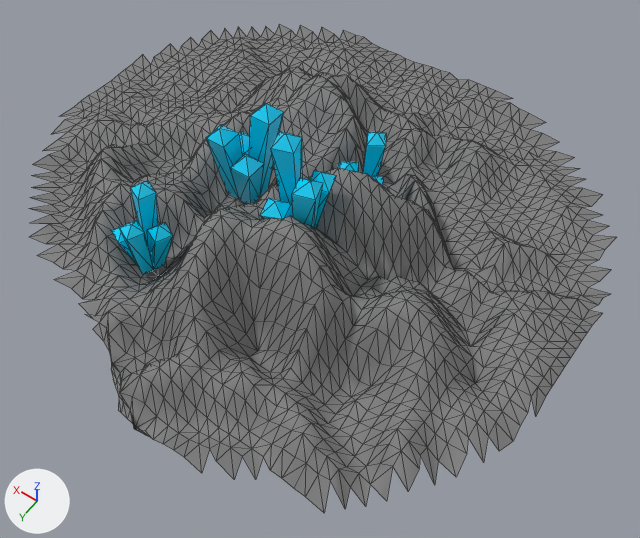
The OBJ model lonesomelights/res/models/crystals.obj: old version first, new version second.
The view is the same before and after, from a camera (50 mm lens) standing at (-10.09, 13.22, 19.95) and looking at (-1.18, 0.74, 0.34). Lighting does not change. The marker at lower left points along +X, +Y and +Z. Mesh edges are drawn as thin lines. Where no turn or scale is listed for an object, it has been applied to the vertices.

The first picture shows 'Landscape', 'Plane_Plane.001'.
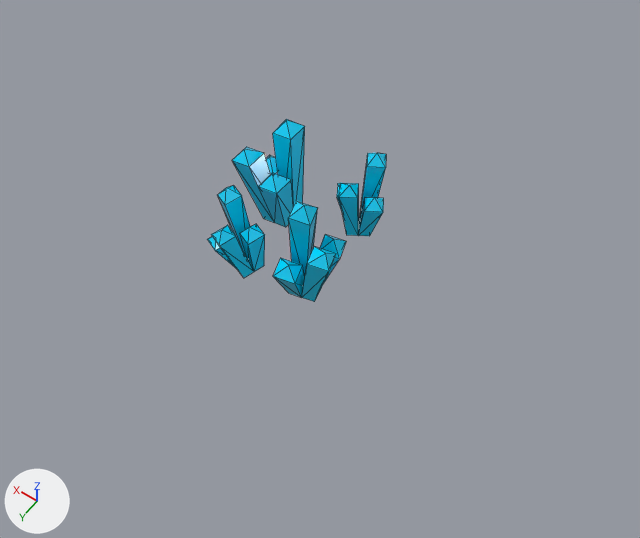
Commit message: Update crystals model

What differs and where, as boxes (x1, y1, x2, y2) in the pictures (640 x 538 px; the box of a moved part takes in the faces that stretch with it):
'Landscape', deleted
    before: (29, 24, 616, 513)
'Plane_Plane.001', reshaped (35% narrower, 7% taller)
    before: (111, 103, 386, 274)
    after: (207, 119, 386, 302)
part 1 of me_plane_plane_001, moved or reshaped
    before: (338, 132, 386, 185)
    after: (337, 153, 386, 236)
part 2 of me_plane_plane_001, moved or reshaped
    before: (260, 132, 336, 229)
    after: (273, 201, 346, 302)
part 3 of me_plane_plane_001, moved or reshaped
    before: (111, 181, 173, 274)
    after: (207, 185, 265, 278)
part 4 of me_plane_plane_001, moved or reshaped
    before: (206, 103, 284, 204)
    after: (232, 119, 305, 227)

What the commit changed:
me_plane_plane_001 has 116 vertices, 192 faces and spans x -1.59..3.89, y -2.86..4.01, z 0.18..4.82.
me_plane_plane_001 is used by ob_plane_plane_001; location (0.0, 0.0, 0.0).
me_plane_plane_001 part 1: the loose piece of 29 vertices spanning x -1.59..0.24, y -2.86..-1.15, z 0.21..2.88 is moved by (-0.46, 0.68, 0.0).
me_plane_plane_001 part 2: the loose piece of 29 vertices spanning x -1.49..0.32, y -0.04..1.89, z 1.72..4.82 is multiplied about its middle by the matrix ((0.991, 0.0, -0.134), (0.004, 0.999, 0.033), (0.134, -0.033, 0.99)), then moved by (-0.54, 0.26, -1.95).
me_plane_plane_001 part 3: the loose piece of 29 vertices spanning x 2.13..3.89, y 2.38..4.01, z 0.18..2.85 is multiplied about its middle by the matrix ((0.982, -0.011, 0.191), (-0.014, 0.992, 0.128), (-0.191, -0.128, 0.973)), then moved by (-1.96, -1.57, -0.34).
me_plane_plane_001 part 4: the loose piece of 29 vertices spanning x 1.42..3.1, y -1.22..0.46, z 0.39..3.76 is turned 10.5 degrees about the y axis through its middle, then moved by (-0.78, -0.26, -0.57).
Object 'Landscape' (ob_landscape) is deleted.
